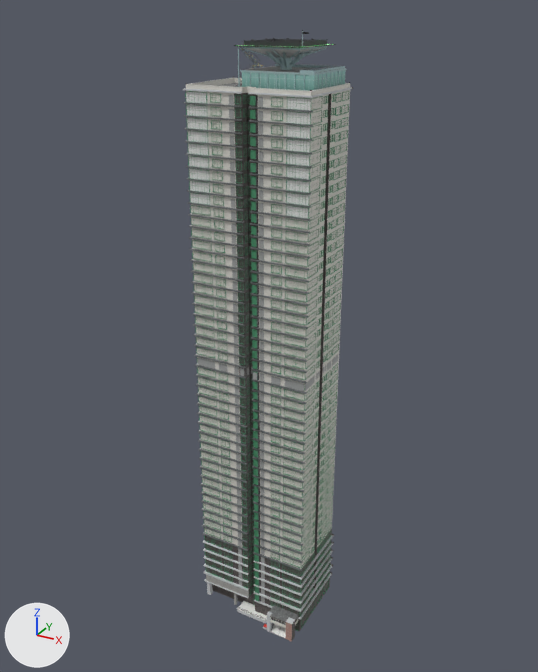
The FBX model cs2-kit/projects/exllu-103/output/HighriseTower103_L1_5x4/HighriseTower103_L1_5x4.fbx: old version first, new version second.
One viewpoint serves both versions: a 50 mm camera at (87.8, -157.5, 166.5) aimed at (-0.2, 2.5, 86.5). The axes (+X, +Y, +Z) are drawn at lower left. The lights are the same throughout. The first picture is the older version. Where no turn or scale is listed for an object, it has been applied to the vertices. Vertices at exactly the same position are counted once.

Objects in the first picture: 'HighriseTower103_L1_5x4'.
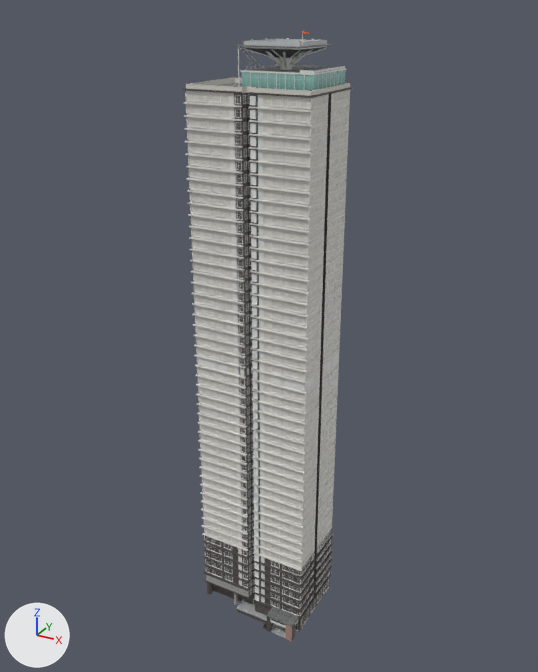
Location of each change, (x1, y1, x2, y2) in pixels of the pictures (538 x 672 px; the box of a moved part takes in the faces that stretch with it):
```json
{"part": 1, "of": "me_highrisetower103_l1_5x4", "change": "moved or reshaped", "before": [186, 88, 352, 632], "after": [186, 90, 320, 632]}
{"part": 2, "of": "me_highrisetower103_l1_5x4", "change": "surface changed", "before": [183, 30, 353, 638], "after": [183, 30, 353, 638], "on screen": "lighter"}
```

Scene script edits in JSON lines:
```json
{"block": "me_highrisetower103_l1_5x4", "where": "# used by ob_highrisetower103_l1_5x4; location = (0.0, 0.0, 0.0)"}
{"op": "remove", "block": "me_highrisetower103_l1_5x4", "code": "me_highrisetower103_l1_5x4.from_pydata(...)  # 74388 vertices, 39376 faces; spans x -17.0..17.0, y -13.0..13.0, z 0.0..162.0"}
{"op": "add", "block": "me_highrisetower103_l1_5x4", "code": "me_highrisetower103_l1_5x4.from_pydata(...)  # 74530 vertices, 39413 faces; spans x -17.0..17.0, y -13.0..13.0, z 0.0..162.0"}
{"block": "me_highrisetower103_l1_5x4", "change": "me_highrisetower103_l1_5x4 part 1: 418 vertices moved within x -16.0..16.0, y -13.0..13.0, z 1.0..149.0; 344 vertices removed from x -16.0..16.0, y -13.0..-3.0, z 0.0..149.0; 470 vertices added at x -16.0..16.0, y -13.0..-3.0, z 0.0..149.0"}
{"block": "me_highrisetower103_l1_5x4", "change": "me_highrisetower103_l1_5x4 part 2: 31216 kept faces spanning x -17.0..17.0, y -13.0..13.0, z 0.0..162.0 get new texture (UV) coordinates"}
{"block": "me_highrisetower103_l1_5x4", "change": "other edits to the shape of me_highrisetower103_l1_5x4 do not show in these pictures"}
```
